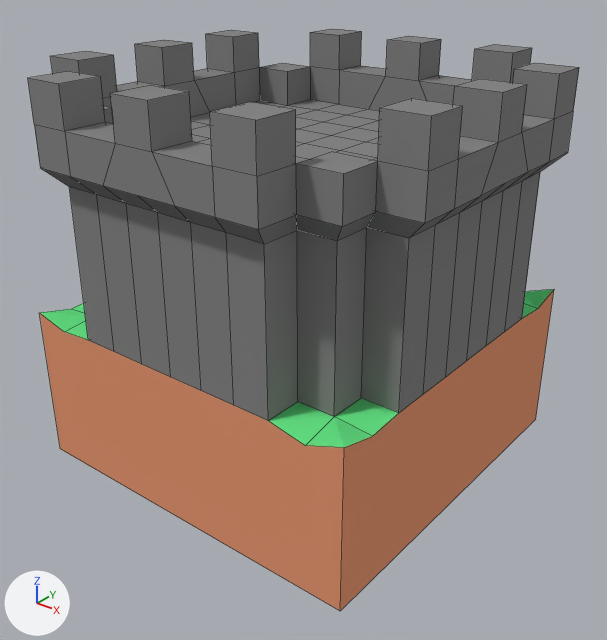
The Blender file Assets/Models/Tiles/CastleCorner.blend: old version first, new version second.
The view is the same before and after, from a 50 mm camera at (13.08, -16.4, 10.89) aimed at (0.37, -0.51, 1.04). Every picture has the same lights, and +X, +Y and +Z are marked at lower left. Mesh edges are drawn as thin lines.
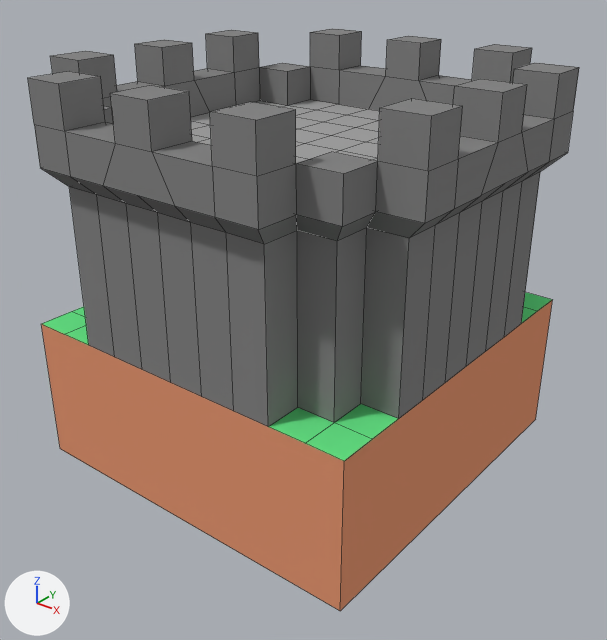
Where the newer file only moved an object's origin or applied its transform, the numbers keep the older frame.

What differs and where, as boxes [x1, y1, x2, y2] in the pictures (607 x 640 px; the box of a moved part takes in the faces that stretch with it):
'Cube', reshaped, recoloured
    both: [28, 28, 579, 611]
part 1 of me_cube, moved or reshaped
    before: [40, 288, 554, 585]
    after: [41, 288, 552, 585]
part 2 of me_cube, recoloured
    both: [191, 100, 380, 163]

The change, as a list of edits to the scene's bpy script:
```text
Add mat_castlelight:
    mat_castlelight = diffuse_material('CastleLight')
    mat_castlelight.base_color = (0.359, 0.359, 0.359)  # grey #a2a2a2
Change me_cube:
    where me_cube.from_pydata(...)  # 309 vertices, 293 faces; spans x -1.1..1.1, y -1.1..1.1, z -3.0..7.65
    used by ob_cube; location = (0.0, 0.0, 0.0); scale = (5.0, 5.0, 1.0)
    me_cube part 1: all 52 vertices in x -1.0..1.0, y -1.0..1.0, z 0.95..1.33 are scaled about their middle by (1, 1, 0), then moved by (0.0, 0.0, -0.14)
    me_cube part 2: all 60 faces centred in x -0.77..0.77, y -0.77..0.77, z 5.65 switch from mat_castle (grey #868686) to mat_castlelight (grey #a1a1a1)
```
